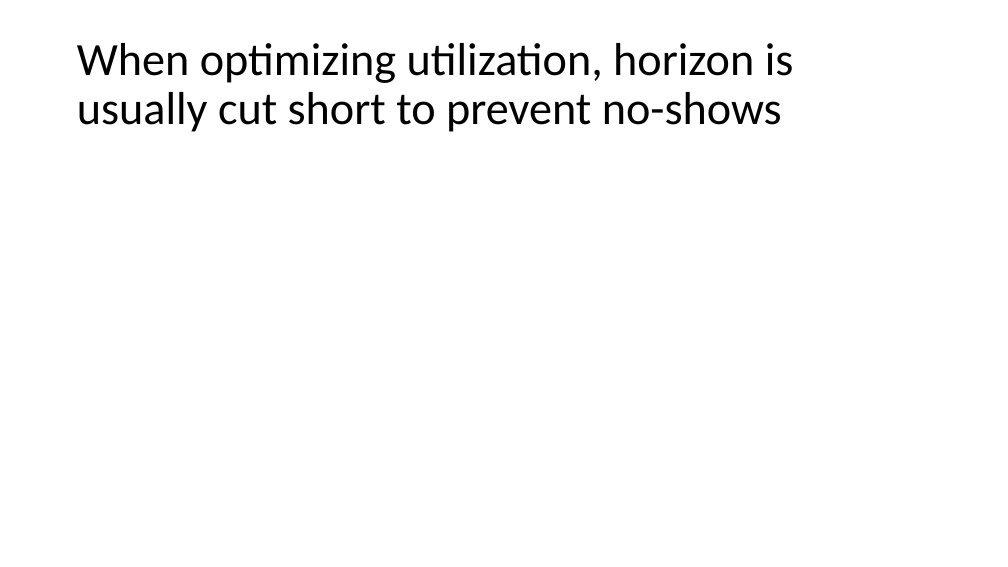
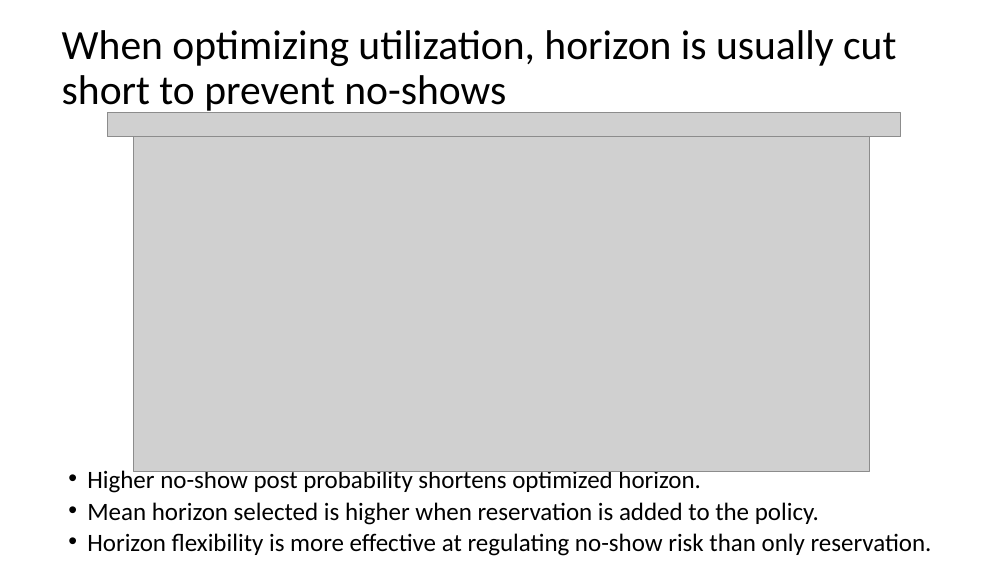
Before and after one commit to YcartXin/CUIMC-Appointment-Simulation, a slide deck: slide 20 of presentation/FCFS Presentation.pptx (slide 17 before the commit). Drawn at 1008x567 pixels with LibreOffice and Linux fonts; fonts in the diff are those of the drawing; grey boxes stand for pictures. Boxes give left, top, right and bottom in pixels: in the first picture for what was removed or moved away, otherwise in the second. Text is boxed around its words. In the diff, an @@ line names an element or a change of style, - is before the commit and + after.

```diff
--- a/presentation/FCFS Presentation.pptx
+++ b/presentation/FCFS Presentation.pptx
@@ title "When optimizing utilization, horizon is ...": place and size @@
-title "When optimizing utilization, horizon is ..." at [77, 43, 794, 132]
+title "When optimizing utilization, horizon is ..." at [62, 30, 896, 115]
@@ title "When optimizing utilization, horizon is ..." at [62, 30, 896, 115]: size 44 to 39.6 pt @@
@@ picture added at [107, 113, 901, 137] @@
@@ picture added at [133, 119, 870, 472] @@
@@ text added at [87, 468, 932, 556], 23.8 pt, text #000000 @@
+• Higher no-show post probability shortens optimized horizon.
+• Mean horizon selected is higher when reservation is added to the policy.
+• Horizon flexibility is more effective at regulating no-show risk than only reservation.
```
Also in this commit, not shown: 10 other slides changed, 5 slides added, 1 slide removed, 19 other files.
